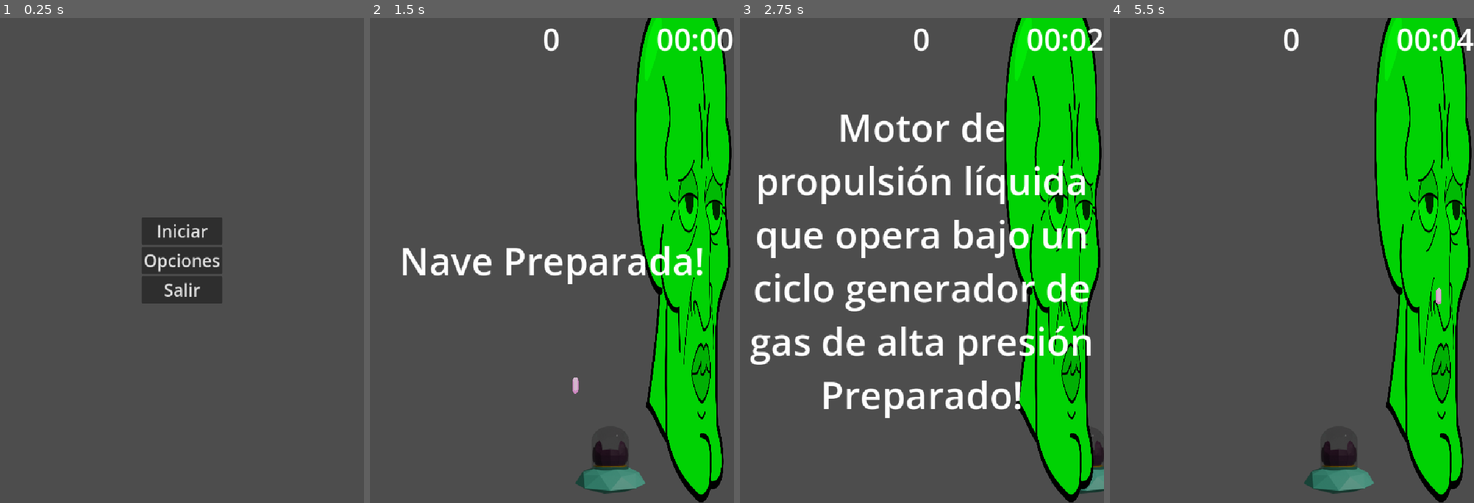
Above: before the commit, frames 1-4 (left to right).
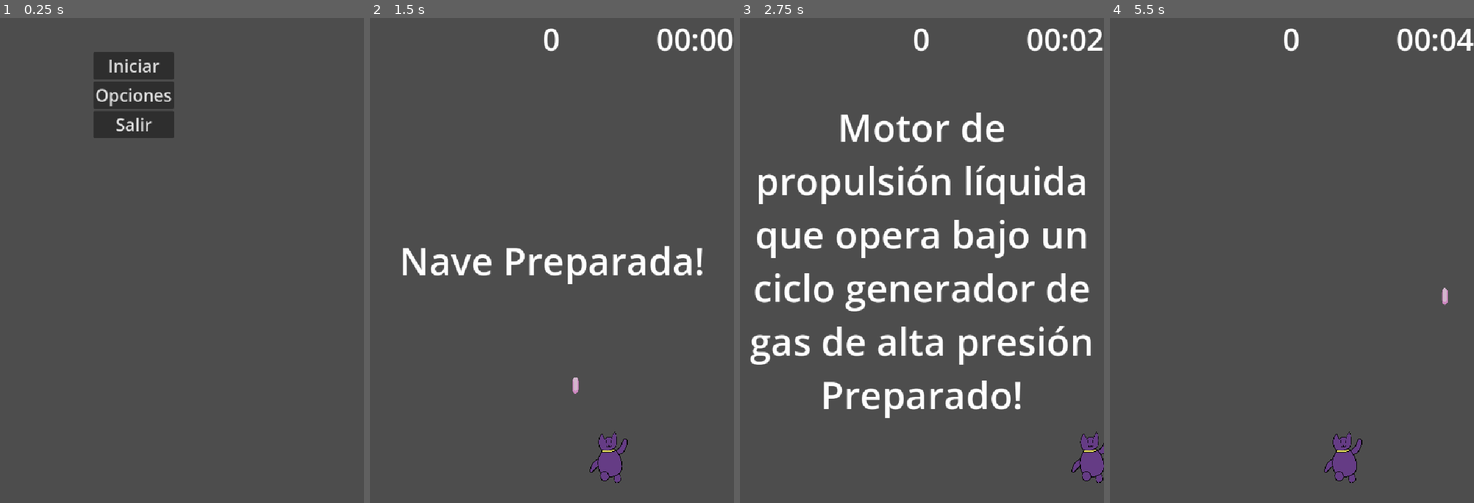
Above: after the commit, the same moments.

Repository: Ian-Jesus/El-viaje-de-Pon
Game: Godot game, scene res://Escenas/menu.tscn
Same seed, same stepped clock (60 frames per second), same inputs: the game is played once before the commit and once after it. The engine's default icon, where the game draws it, is replaced by a stand-in: a white triangle on a blue panel in a dark square.
Inputs:
- Up to frame 1 (0.25 s): no input
- Up to frame 2 (1.5 s): click "Iniciar" at 0.5 s; tap Enter (ui_accept) at 1.25 s; hold Right (ui_right) from 1.28 s (still down); tap W (ata) at 1.35 s
- Up to frame 3 (2.75 s): keep holding Right (ui_right); tap Enter (ui_accept) at 1.52, 1.82, 2.27, 2.3, 2.57 s; tap D (der) at 1.55, 2.1 s
- Up to frame 4 (5.5 s): release Right (ui_right) at 2.78 s; hold Left (ui_left) 2.78-3.53 s; tap Enter (ui_accept) at 2.85, 3.77, 4.07, 4.52, 4.55, 4.82, 5, 5.27 s; tap W (ata) at 3.05, 3.6, 5.1 s; hold Right (ui_right) 3.53-5.03 s; tap D (der) at 3.8, 4.35 s; hold Left (ui_left) from 5.03 s (still down)

The runs differ from the first frame. In frame 1, 7.1% of the frame differs, in the area x 25-61%, y 7-59%; in frame 2, 21%; in frame 3, 19%; in frame 4, 22%, in the area x 53-100%, y 0-100%.

Commit message:
DrMedusa
No solo actualice a DrMedusa sino que varios cambios mas chicos

Diff:
--- /dev/null
+++ b/Actores/advertencia.tscn
@@ -0,0 +1,21 @@
+[gd_scene format=3 uid="uid://dyd2pe77q3m21"]
+
+[ext_resource type="Script" uid="uid://b8ntlpxaevgda" path="res://Scripts/advertencia.gd" id="1_hdxiu"]
+[ext_resource type="Texture2D" uid="uid://c3fxmgmlt5yjv" path="res://Sprites/zonaAdvertencia.png" id="1_yigqg"]
+
+[sub_resource type="RectangleShape2D" id="RectangleShape2D_s4nbd"]
+size = Vector2(150, 1000)
+
+[node name="Advertencia" type="Area2D" unique_id=1798866075]
+collision_layer = 0
+script = ExtResource("1_hdxiu")
+
+[node name="CollisionShape2D" type="CollisionShape2D" parent="." unique_id=454957061]
+shape = SubResource("RectangleShape2D_s4nbd")
+
+[node name="Sprite2D" type="Sprite2D" parent="." unique_id=616796800]
+modulate = Color(1, 0, 0, 1)
+scale = Vector2(0.08, 0.5)
+texture = ExtResource("1_yigqg")
+
+[connection signal="body_entered" from="." to="." method="_on_body_entered"]
--- /dev/null
+++ b/Actores/dr_medusa_p.tscn
@@ -0,0 +1,23 @@
+[gd_scene format=3 uid="uid://dhbhm184tfcns"]
+
+[ext_resource type="Texture2D" uid="uid://c1jtvjna3cix3" path="res://Sprites/PonOVni.png" id="1_h8fwf"]
+
+[sub_resource type="RectangleShape2D" id="RectangleShape2D_s4nbd"]
+size = Vector2(180, 170)
+
+[sub_resource type="RectangleShape2D" id="RectangleShape2D_agv3f"]
+size = Vector2(180, 180)
+
+[node name="DrMedusaP" type="CharacterBody2D" unique_id=336181469]
+
+[node name="Sprite2D" type="Sprite2D" parent="." unique_id=1762595701]
+modulate = Color(0.1764706, 0.8039216, 0.18039216, 1)
+texture = ExtResource("1_h8fwf")
+
+[node name="CollisionShape2D" type="CollisionShape2D" parent="." unique_id=559445820]
+shape = SubResource("RectangleShape2D_s4nbd")
+
+[node name="Area2D" type="Area2D" parent="." unique_id=374515732]
+
+[node name="CollisionShape2D" type="CollisionShape2D" parent="Area2D" unique_id=676310424]
+shape = SubResource("RectangleShape2D_agv3f")
--- a/Actores/pon.tscn
+++ b/Actores/pon.tscn
@@ -1,13 +1,13 @@
 [gd_scene format=3 uid="uid://bfr1qv2bbm1we"]
 
 [ext_resource type="Script" uid="uid://g3ic7maln2co" path="res://Scripts/pon.gd" id="1_4aqyl"]
-[ext_resource type="Texture2D" uid="uid://c1jtvjna3cix3" path="res://Sprites/PonOVni.png" id="2_luh3v"]
+[ext_resource type="Texture2D" uid="uid://cnb165qfdiie4" path="res://Sprites/PonVolando.0001.png" id="2_luh3v"]
 
 [sub_resource type="RectangleShape2D" id="RectangleShape2D_obaep"]
-size = Vector2(100, 90)
+size = Vector2(50, 80)
 
 [sub_resource type="RectangleShape2D" id="RectangleShape2D_q5sfa"]
-size = Vector2(75, 70)
+size = Vector2(50, 70)
 
 [node name="Pon" type="CharacterBody2D" unique_id=1275403122 groups=["jugador"]]
 collision_mask = 4
@@ -25,7 +25,8 @@
 shape = SubResource("RectangleShape2D_q5sfa")
 
 [node name="Sprite2D" type="Sprite2D" parent="." unique_id=1120059644]
-scale = Vector2(0.84, 0.84)
+position = Vector2(-5, 15)
+scale = Vector2(0.15, 0.15)
 texture = ExtResource("2_luh3v")
 
 [node name="Marker2D" type="Marker2D" parent="." unique_id=254452638]
--- a/Actores/tentaculo.tscn
+++ b/Actores/tentaculo.tscn
@@ -1,11 +1,13 @@
 [gd_scene format=3 uid="uid://c3yapkk2aa71y"]
 
+[ext_resource type="Script" uid="uid://b88d4fto8o06x" path="res://Scripts/tentaculo.gd" id="1_05e0r"]
 [ext_resource type="Texture2D" uid="uid://djl4v0bfdqec" path="res://Sprites/calamardo.png" id="1_qsrir"]
 
 [sub_resource type="RectangleShape2D" id="RectangleShape2D_7asr5"]
 size = Vector2(150, 1000)
 
 [node name="Tentanculo" type="Node2D" unique_id=1623238120]
+script = ExtResource("1_05e0r")
 
 [node name="Area2D" type="Area2D" parent="." unique_id=71737169]
 collision_layer = 0
@@ -17,3 +19,5 @@
 modulate = Color(0, 1, 0.023529412, 1)
 scale = Vector2(0.2, 0.8)
 texture = ExtResource("1_qsrir")
+
+[connection signal="body_entered" from="Area2D" to="." method="_on_area_2d_body_entered"]
--- a/Escenas/menu.tscn
+++ b/Escenas/menu.tscn
@@ -7,6 +7,10 @@
 anchors_preset = 15
 anchor_right = 1.0
 anchor_bottom = 1.0
+offset_left = -102.0
+offset_top = -349.0
+offset_right = -102.0
+offset_bottom = -349.0
 grow_horizontal = 2
 grow_vertical = 2
 script = ExtResource("1_lnt83")
--- a/Escenas/nuevo_mundo.tscn
+++ b/Escenas/nuevo_mundo.tscn
@@ -4,7 +4,7 @@
 [ext_resource type="PackedScene" uid="uid://bfr1qv2bbm1we" path="res://Actores/pon.tscn" id="2_qeco3"]
 [ext_resource type="PackedScene" uid="uid://cijiqea28tuva" path="res://Escenas/hud.tscn" id="3_qeco3"]
 [ext_resource type="PackedScene" uid="uid://dh5jvlvmxv0ei" path="res://Escenas/area_inmune.tscn" id="4_eia5m"]
-[ext_resource type="PackedScene" uid="uid://c3yapkk2aa71y" path="res://Actores/tentaculo.tscn" id="5_ia3o7"]
+[ext_resource type="PackedScene" uid="uid://bjteyx1ut0pop" path="res://Actores/dr_medusa.tscn" id="5_ia3o7"]
 
 [sub_resource type="RectangleShape2D" id="RectangleShape2D_obaep"]
 size = Vector2(100, 2000)
@@ -45,5 +45,5 @@
 [node name="AreaInmune" parent="." unique_id=1190852971 instance=ExtResource("4_eia5m")]
 position = Vector2(385, 0)
 
-[node name="Tentanculo" parent="." unique_id=1623238120 instance=ExtResource("5_ia3o7")]
-position = Vector2(660, 469)
+[node name="DrMedusa" parent="." unique_id=372033936 instance=ExtResource("5_ia3o7")]
+position = Vector2(114, -102)
--- /dev/null
+++ b/Scripts/advertencia.gd
@@ -0,0 +1,16 @@
+extends Area2D
+@export var tiempo:float = 1.5
+
+func iniciar(pos):
+	position = Vector2(pos,500)
+
+func _ready() -> void:
+	await get_tree().create_timer(tiempo).timeout
+	destruir()
+
+func destruir():
+	queue_free()
+
+func _on_body_entered(body: Node2D) -> void:
+	if body.is_in_group("jugador"):
+		pass # Efecto visual de peligro
--- a/Scripts/dr_medusa.gd
+++ b/Scripts/dr_medusa.gd
@@ -1,11 +1,22 @@
 extends CharacterBody2D
+# Por algun motivo no vuelve a Nexo, la idea es que se quede ahí hasta el siguiente timeout
+# Orden: Nexo -> (se activa timeout) -> Llama a la accion -> Nexo -> (se activa timeout) -> Llama a la accion -> ...
+
+
 # Idea: puedo hacer ataques predeterminados y de ahi que vaya eligiendo que ataque usar
 # Ataque 1) golpe con tentaculo: Dr medusa se muestra por un segundo o dos y luego ataca en esa misma direccion (podria ser fuego tambien del cohete).
 # Ataque 2) lluvia de bombas: tira 3 o 4 bombas al mismo tiempo, caen todas a la par dejando un espacio en medio para pasar, se muestra en el medio y rie malevolamente antes de atacar.
 # Ataque 3) paraguas escudo: aparece y usa un paraguas para reflejar el ataque de pon, lo transforma en dos ataques.
 # Dr Medusa sera implementado como maquina de estados
-var tiempoAtaque: float = 10.0
+#region ariables
+var tiempoAtaque: float = 11.0
+var velocidadBase: float = 333.3
+# Puedo ver temas de velocidad para ver que tan aleatorio aparece, o directamente crearlo en una posicion aleatoria.
 @onready var timerAtaque: Timer = $dispararT
+# Actores guardados
+const ADVERTENCIA = preload("uid://dyd2pe77q3m21")
+const TENTACULO = preload("uid://c3yapkk2aa71y")
+
 enum estadoM {
 	nexo,
 	ataque1,
@@ -16,6 +27,9 @@
 	victoria # Y aca estara triste y se estrellará en la tierra.
 }
 var estadoActual: estadoM = estadoM.nexo
+#endregion
+
+#region Basicos
 
 func _ready() -> void:
 	Global.derrota.connect(Callable(self,"destruir"))
@@ -23,78 +37,127 @@
 	# inicia el timer para los ataques y mueve a Dr Medusa
 	_iniciar()
 func _iniciar():
+	velocity = Vector2(velocidadBase,0)
 	timerAtaque.wait_time = tiempoAtaque
 	timerAtaque.start()
-	velocity = Vector2(150,0)
+
+func _physics_process(delta):
+	var collision = move_and_collide(velocity * delta)
+	if collision:
+		velocity = velocity.bounce(collision.get_normal())
+		if collision.get_collider().has_method("hit"):
+			collision.get_collider().hit()
+
 func destruir():
 	queue_free()
-func _volver_nexo():
-	estadoActual == estadoM.nexo
 
-func _prob_estado() -> String: # Elije un estado de forma semialeatoria
+func volver_nexo():
+	estadoActual = estadoM.nexo
+
+func mostrar_estado_actual(ubicacion:String):
+	print("ubicacion: ", ubicacion, ", estado Actual: ", estadoActual)
+#endregion
+
+#region Estados
+
+func cambiar_actual(): # Elije un estado de forma semialeatoria
 	# puede que no sea la mejor forma pero es de la que mejor entiendo que quiero hacer haha
-# 45% -> Ataque 1
-# 25% -> Ataque 2
-# 25% -> Ataque 3
-# 5% -> Tira emote (aparece, y tira emote, no hace nada más)
+	# 45% -> Ataque 1
+	# 25% -> Ataque 2
+	# 25% -> Ataque 3
+	# 5% -> Tira emote (aparece, y tira emote, no hace nada más)
+	var prob = randi_range(0,99)
+	if prob <= 45:
+		estadoActual = estadoM.ataque1
+	elif prob > 45 and prob <= 70:
+		estadoActual = estadoM.ataque2
+	elif prob > 70 and prob <= 95:
+		estadoActual = estadoM.ataque3
+	elif prob > 95 and prob <= 99:
+		estadoActual = estadoM.emote
 
-	var prob = randi_range(0,99)
-	var ataque1 = range(45)
-	var ataque2 = range(45,70)
-	var ataque3 = range(70,95)
-	var emote = range(95,100)
-	if prob in ataque1:
-		return "ataque1"
-	elif prob in ataque2:
-		return "ataque2"
-	elif prob in ataque3:
-		return "ataque3"
-	elif prob in emote:
-		return "emote"
-	else:
-		return "error"
-func _cambios(): # Aplica el cambio de estado con respecto al anterior procedimiento
-	if estadoActual == estadoM.nexo:
-		var proximoMovimiento = _prob_estado()
-		if proximoMovimiento == "ataque1":
-			estadoActual = estadoM.ataque1
-		elif proximoMovimiento == "ataque2":
-			estadoActual = estadoM.ataque2
-		elif proximoMovimiento == "ataque3":
-			estadoActual = estadoM.ataque3
-		elif proximoMovimiento == "emote":
-			estadoActual = estadoM.emote
-		else:
-			print("Ocurrio un error")
-func _physics_process(delta: float) -> void: # Ejecuta las acciones de los distintos estados
+func cambio_estado() -> void: # Ejecuta las acciones de los distintos estados
 	if estadoActual == estadoM.ataque1:
-		_ataque1()
-		_volver_nexo()
+		await ataque1()
+		volver_nexo()
 	elif estadoActual == estadoM.ataque2:
-		_ataque2()
-		_volver_nexo()
+		await ataque2()
+		volver_nexo()
 	elif estadoActual == estadoM.ataque3:
-		_ataque3()
-		_volver_nexo()
+		await ataque3()
+		volver_nexo()
 	elif estadoActual == estadoM.emote:
-		_emote()
-		_volver_nexo()
+		await emote()
+		volver_nexo()
 	elif estadoActual == estadoM.derrota:
 		destruir()
 	elif estadoActual == estadoM.victoria:
 		destruir()
 
+#endregion
 
-func _ataque1():
-	pass
-func _ataque2():
-	pass
-func _ataque3():
-	pass
-func _emote():
-	pass
+#region Ataques
+
+func aparecer():
+	velocity = Vector2(0,0)
+	velocity = Vector2(0, 200)
+	await get_tree().create_timer(1.0).timeout
+	velocity = Vector2(0,0)
+func ocultar():
+	velocity = Vector2(0,-200)
+	await get_tree().create_timer(1.0).timeout
+	velocity = Vector2(0,0)
+	velocity = Vector2(velocidadBase,0)
+
+func ataque1():
+	await aparecer()
+	crear_tentaculo()
+	await get_tree().create_timer(4.0).timeout
+	await ocultar()
+
+func crear_tentaculo():
+	var pos = randi_range(75,700)
+	var a = ADVERTENCIA.instantiate()
+	a.iniciar(pos)
+	get_tree().root.add_child(a)
+	await get_tree().create_timer(1.5).timeout
+	var t = TENTACULO.instantiate()
+	t.iniciar(pos)
+	get_tree().root.add_child(t)
+
+func ataque2():
+	await aparecer()
+	await get_tree().create_timer(4.0).timeout
+	await ocultar()
+func ataque3():
+	await aparecer()
+	await get_tree().create_timer(4.0).timeout
+	await ocultar()
+func emote():
+	await aparecer()
+	await get_tree().create_timer(4.0).timeout
+	await ocultar()
+#endregion
+
+#region Otros
 
 func _on_disparar_t_timeout() -> void:
-	_cambios()
+	estadoActual = estadoM.ataque1#cambiar_actual()
+	await cambio_estado()
 	timerAtaque.wait_time = tiempoAtaque
 	timerAtaque.start()
+
+func todo():
+	# func aparecer():
+	velocity = Vector2(0,0)
+	velocity = Vector2(0,200)
+	await get_tree().create_timer(1.0).timeout
+	velocity = Vector2(0,0)
+	# func esperar():
+	await get_tree().create_timer(4.0).timeout
+	# func ocultarse():
+	velocity = Vector2(0,-200)
+	await get_tree().create_timer(1.0).timeout
+	velocity = Vector2(0,0)
+	velocity = Vector2(velocidadBase,0)
+#endregion
--- /dev/null
+++ b/Scripts/dr_medusa_p.gd
@@ -0,0 +1,25 @@
+extends CharacterBody2D
+
+
+const SPEED = 300.0
+const JUMP_VELOCITY = -400.0
+
+
+func _physics_process(delta: float) -> void:
+	# Add the gravity.
+	if not is_on_floor():
+		velocity += get_gravity() * delta
+
+	# Handle jump.
+	if Input.is_action_just_pressed("ui_accept") and is_on_floor():
+		velocity.y = JUMP_VELOCITY
+
+	# Get the input direction and handle the movement/deceleration.
+	# As good practice, you should replace UI actions with custom gameplay actions.
+	var direction := Input.get_axis("ui_left", "ui_right")
+	if direction:
+		velocity.x = direction * SPEED
+	else:
+		velocity.x = move_toward(velocity.x, 0, SPEED)
+
+	move_and_slide()
--- a/Scripts/enemigo_2.gd
+++ b/Scripts/enemigo_2.gd
@@ -5,6 +5,7 @@
 @onready var areaDeteccion: Area2D = $areaDeteccion
 var contar:int = 1
 var oneshot:bool=true
+var vidaEnemiga = 5
 
 func _ready() -> void:
 	Global.derrota.connect(Callable(self, "destruir"))
@@ -39,7 +40,6 @@
 	queue_free()
 
 func _on_area_deteccion_body_entered(body: Node2D) -> void:
-	var vidaEnemiga = 5
 	if contar < vidaEnemiga:
 		contar += 1
 		body.queue_free()
--- /dev/null
+++ b/Scripts/tentaculo.gd
@@ -0,0 +1,21 @@
+extends Node2D
+@export var tiempo:float = 2.5
+signal golpe()
+
+func iniciar(pos):
+	position = Vector2(pos,500)
+
+func _ready() -> void:
+	await get_tree().create_timer(tiempo).timeout
+	destruir()
+
+func destruir():
+	queue_free()
+
+func _on_body_entered(body: Node2D) -> void:
+	if body.is_in_group("jugador"):
+		pass # Efecto visual de peligro
+
+func _on_area_2d_body_entered(body: Node2D) -> void:
+	if body.is_in_group("jugador"):
+		emit_signal("golpe")
Not shown, added: Scripts/advertencia.gd.uid
Not shown, added: Scripts/dr_medusa_p.gd.uid
Not shown, added: Scripts/tentaculo.gd.uid
Binary file added: Sprites/PonVolando.0001.png
Not shown, added: Sprites/PonVolando.0001.png.import
Binary file added: Sprites/zonaAdvertencia.png
Not shown, added: Sprites/zonaAdvertencia.png.import
